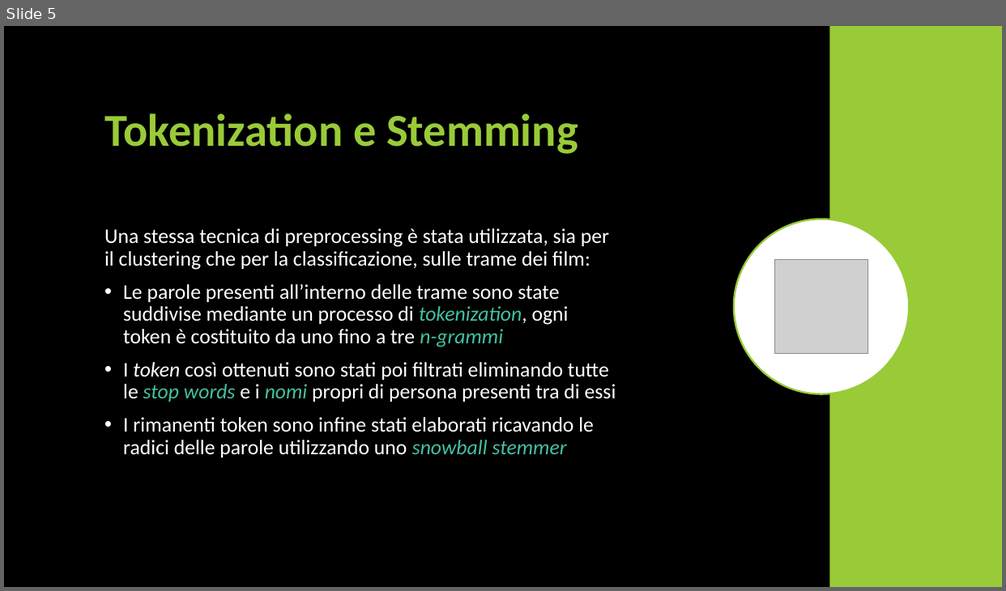
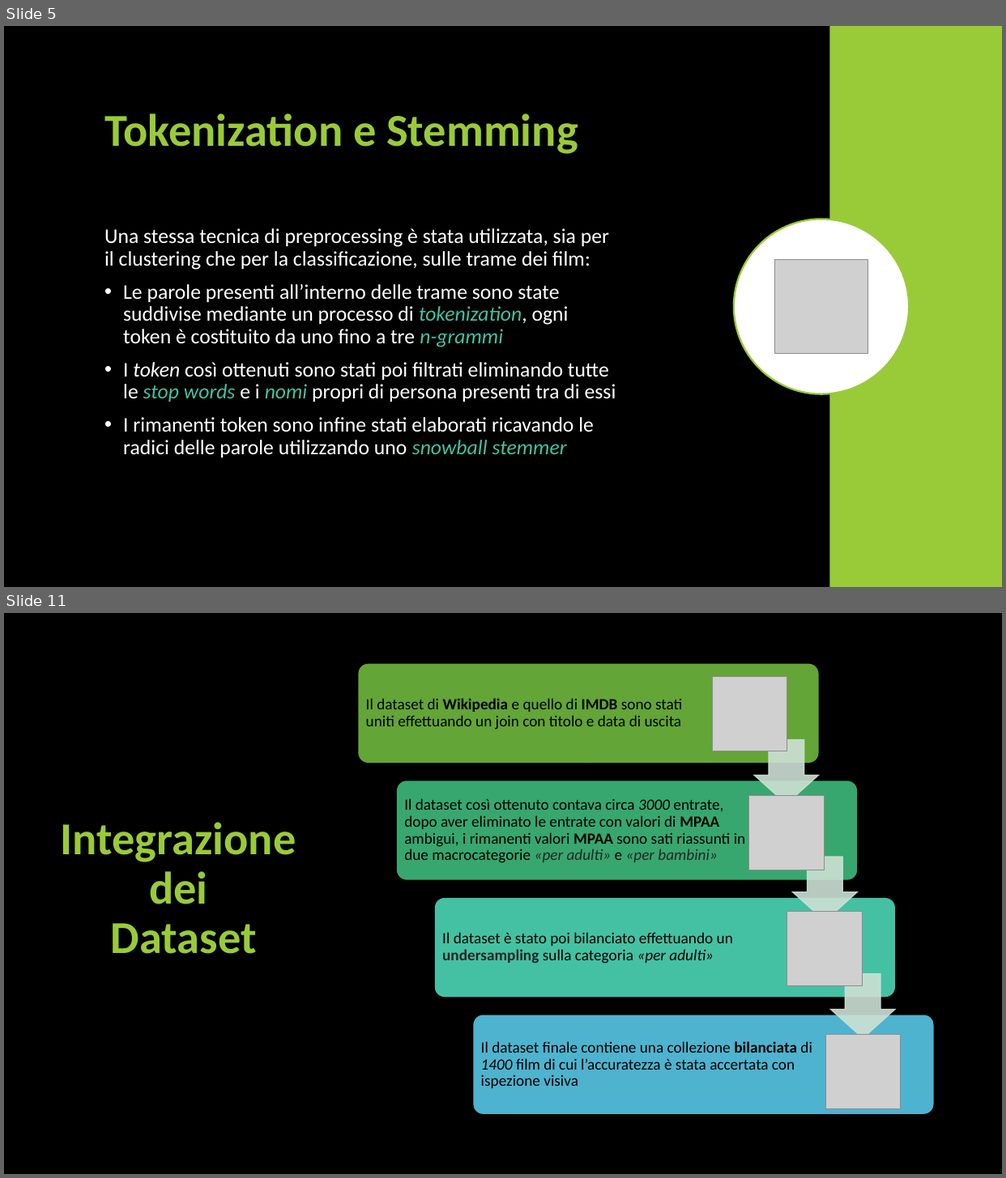
Before and after one commit to unipi-fr/LargeScaleMultiStructureDatabases, a slide deck: Task2/Documentation/Data Mining/Presentazione Data Mining.pptx. Shown one above the other, each under a label of ours: slide 5 before the commit, slides 5 and 11 after it; the slides between them are not shown. The pictures are 1006x591 and 1006x1178 pixels, drawn with LibreOffice and Linux fonts; fonts in the diff are those of the drawing; grey boxes stand for pictures. Boxes give left, top, right and bottom in pixels: in the first picture for what was removed or moved away, otherwise in the second. Text is boxed around its words. In the diff, an @@ line names an element or a change of style, - is before the commit and + after.

Commit message:
DATA MINING - Continuazione slides

```diff
--- a/Task2/Documentation/Data Mining/Presentazione Data Mining.pptx
+++ b/Task2/Documentation/Data Mining/Presentazione Data Mining.pptx
@@ slide 11 added at bbox=[4, 613, 1002, 1174], background #000000 @@
@@ picture added at bbox=[712, 677, 787, 752] @@
@@ picture added at bbox=[749, 796, 824, 871] @@
@@ title added at bbox=[61, 822, 296, 954], 44 pt, text #99CB38, bold @@
+Integrazione
+dei
+Dataset
@@ picture added at bbox=[787, 912, 862, 986] @@
@@ group added at bbox=[358, 664, 934, 1114]: 4 rounded rectangles, 4 texts, 3 down arrows @@
+Il dataset di Wikipedia e quello di IMDB sono stati uniti effettuando un join con titolo e data di uscita
+Il dataset così ottenuto contava circa 3000 entrate, dopo aver eliminato le entrate con valori di MPAA ambigui, i rimanenti valori MPAA sono sati riassunti in due macrocategorie «per adulti» e «per bambini»
+Il dataset è stato poi bilanciato effettuando un undersampling sulla categoria «per adulti»
+Il dataset finale contiene una collezione bilanciata di 1400 film di cui l’accuratezza è stata accertata con ispezione visiva
@@ picture added at bbox=[825, 1034, 900, 1110] @@
```
Also in this commit, not shown: 6 slides changed, 9 other slides added, 1 slide removed, 9 other files.
